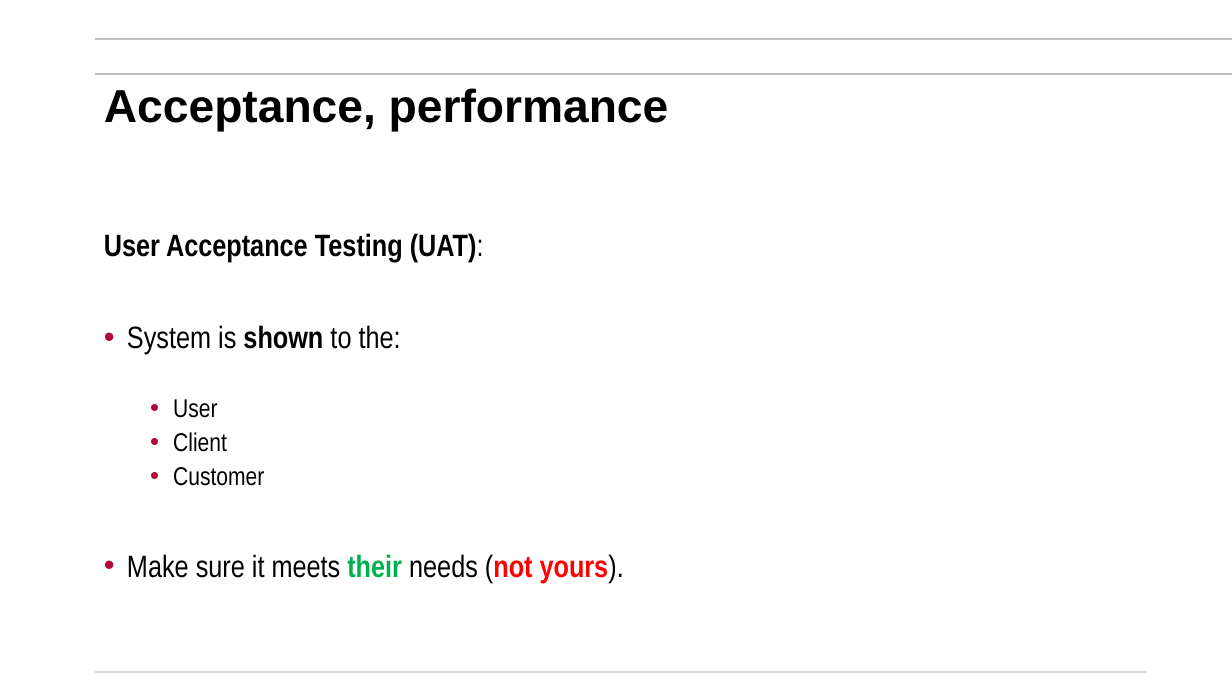
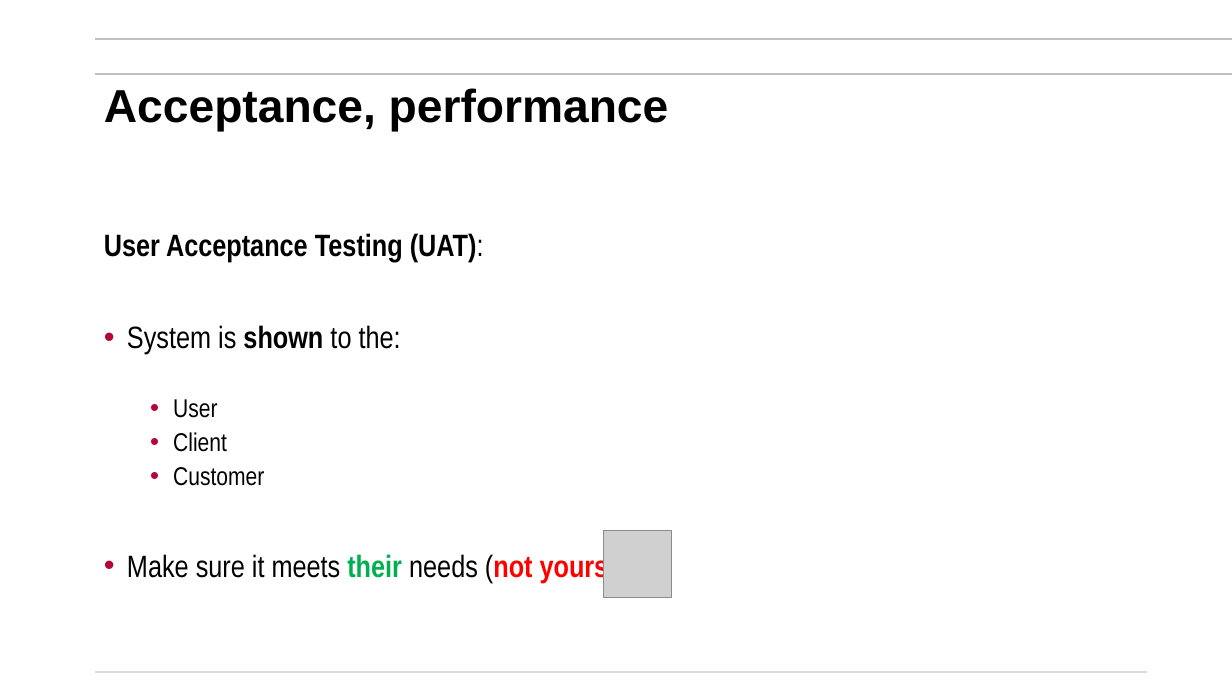
Before and after one commit to mikegrace2/CSEN160-Fall2026-Course-Website, a slide deck: slide 3 of lectures/Week08_Miscellaneous/2_Performance_Optimizations_Profiling_V4.pptx. Drawn at 1232x693 pixels with LibreOffice and Linux fonts; fonts in the diff are those of the drawing; grey boxes stand for pictures; background and template pictures are left out. Boxes give left, top, right and bottom in pixels: in the first picture for what was removed or moved away, otherwise in the second. Text is boxed around its words. In the diff, an @@ line names an element or a change of style, - is before the commit and + after.

```diff
--- a/lectures/Week08_Miscellaneous/2_Performance_Optimizations_Profiling_V4.pptx
+++ b/lectures/Week08_Miscellaneous/2_Performance_Optimizations_Profiling_V4.pptx
@@ picture added at (604,531,671,598) @@
@@ text at (127,552,609,583): spaces changed @@
-• Make sure it meets their needs (not yours).
+• Make sure it meets their needs (not yours ).
```
Also in this commit, not shown: 5 other slides changed.
